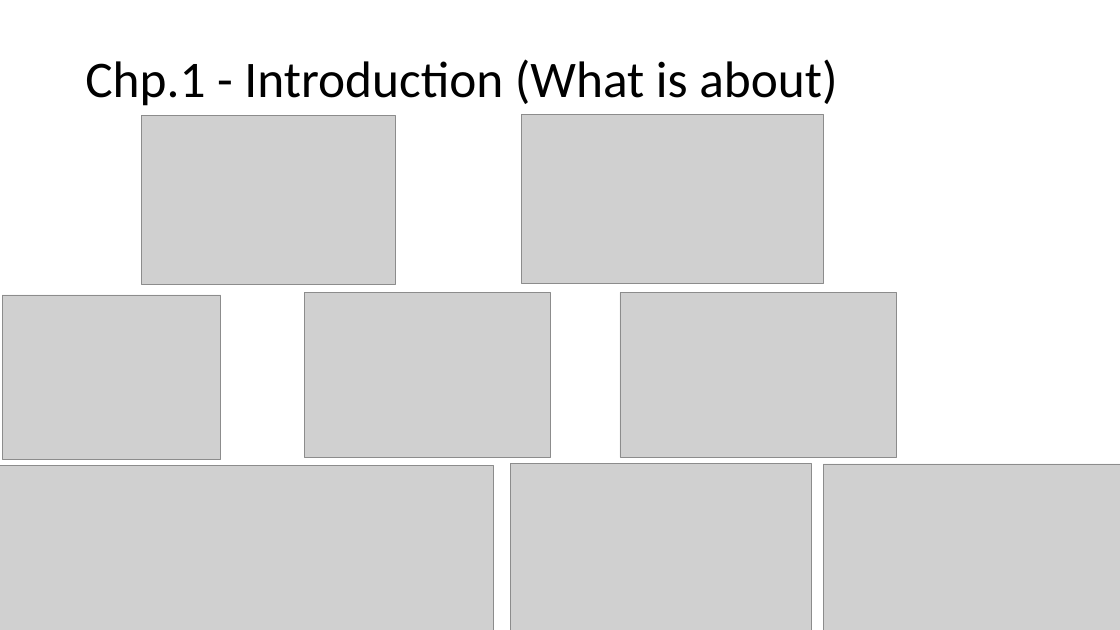
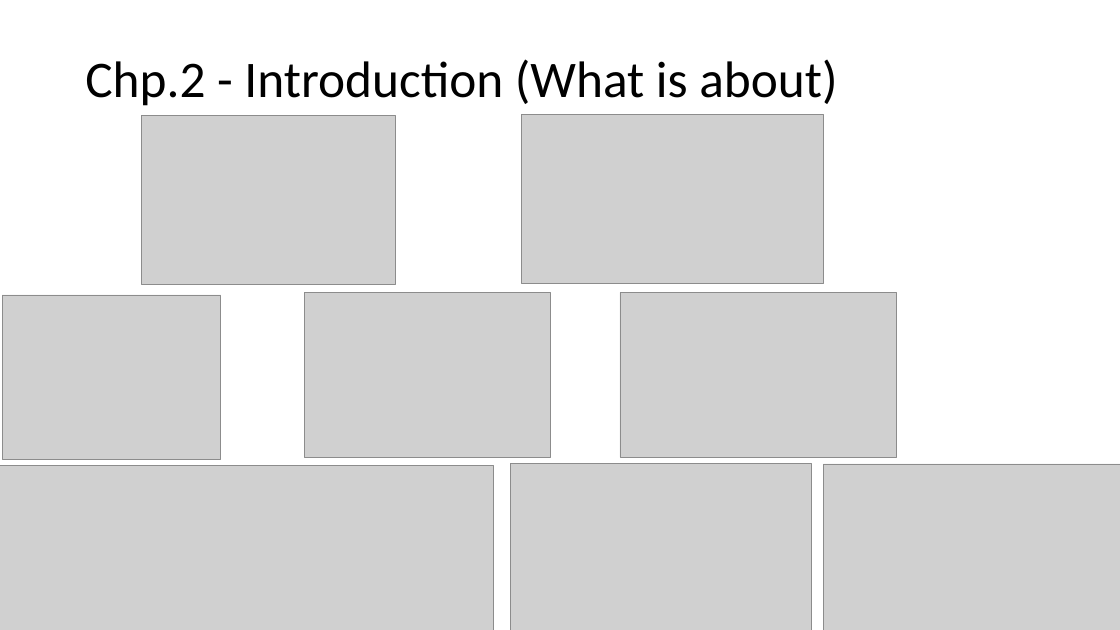
Before and after one commit to Breno-st/big-cities-transport, a slide deck: slide 4 of 11.Presenttaions/big-cities-transport.pptx (slide 2 before the commit). Drawn at 1120x630 pixels with LibreOffice and Linux fonts; fonts in the diff are those of the drawing; grey boxes stand for pictures. Boxes give left, top, right and bottom in pixels: in the first picture for what was removed or moved away, otherwise in the second. Text is boxed around its words. In the diff, an @@ line names an element or a change of style, - is before the commit and + after.

```diff
--- a/11.Presenttaions/big-cities-transport.pptx
+++ b/11.Presenttaions/big-cities-transport.pptx
@@ title at (85,59,837,106): text changed @@
-Chp.1 - Introduction (What is about)
+Chp.2 - Introduction (What is about)
```
Also in this commit, not shown: 9 other slides changed, 3 slides added, 2 slides removed, 52 other files.
